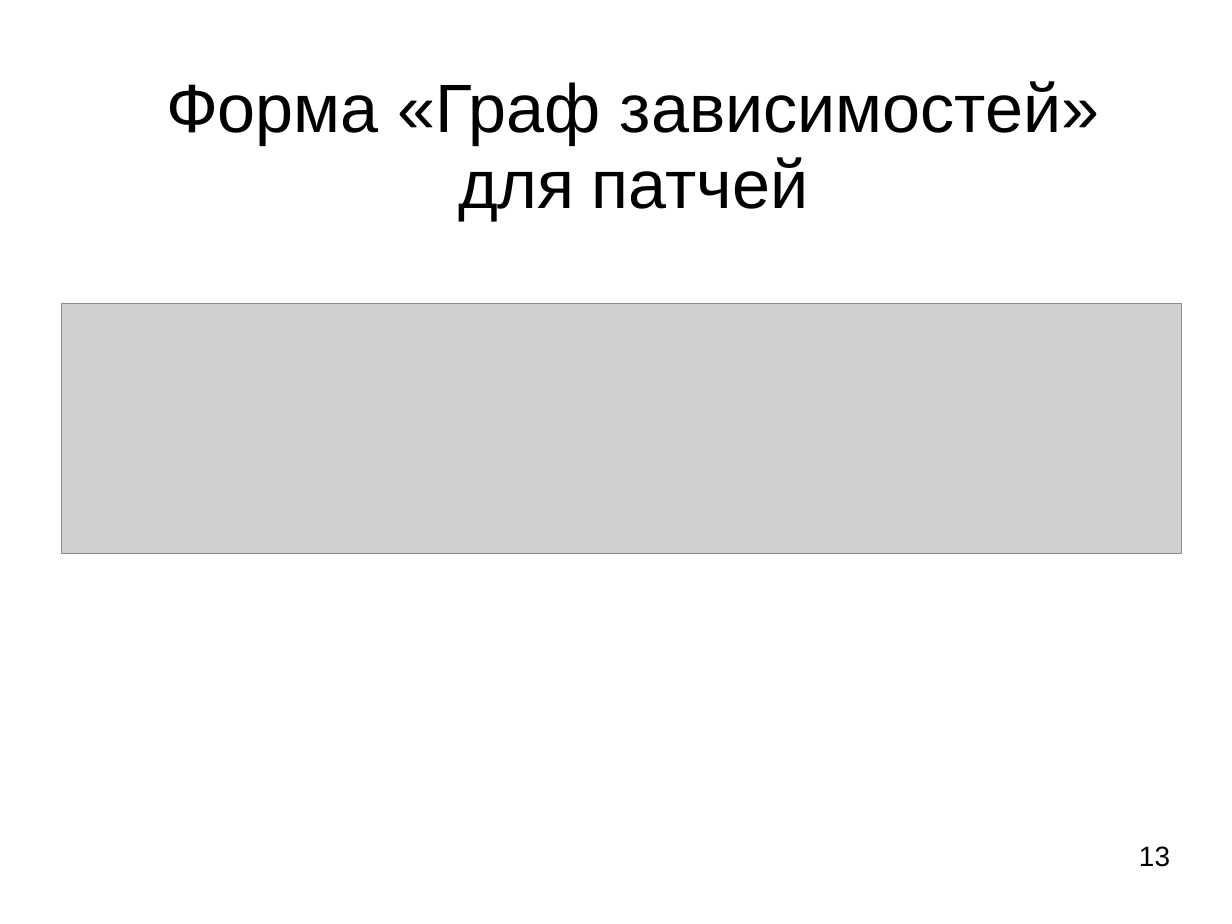
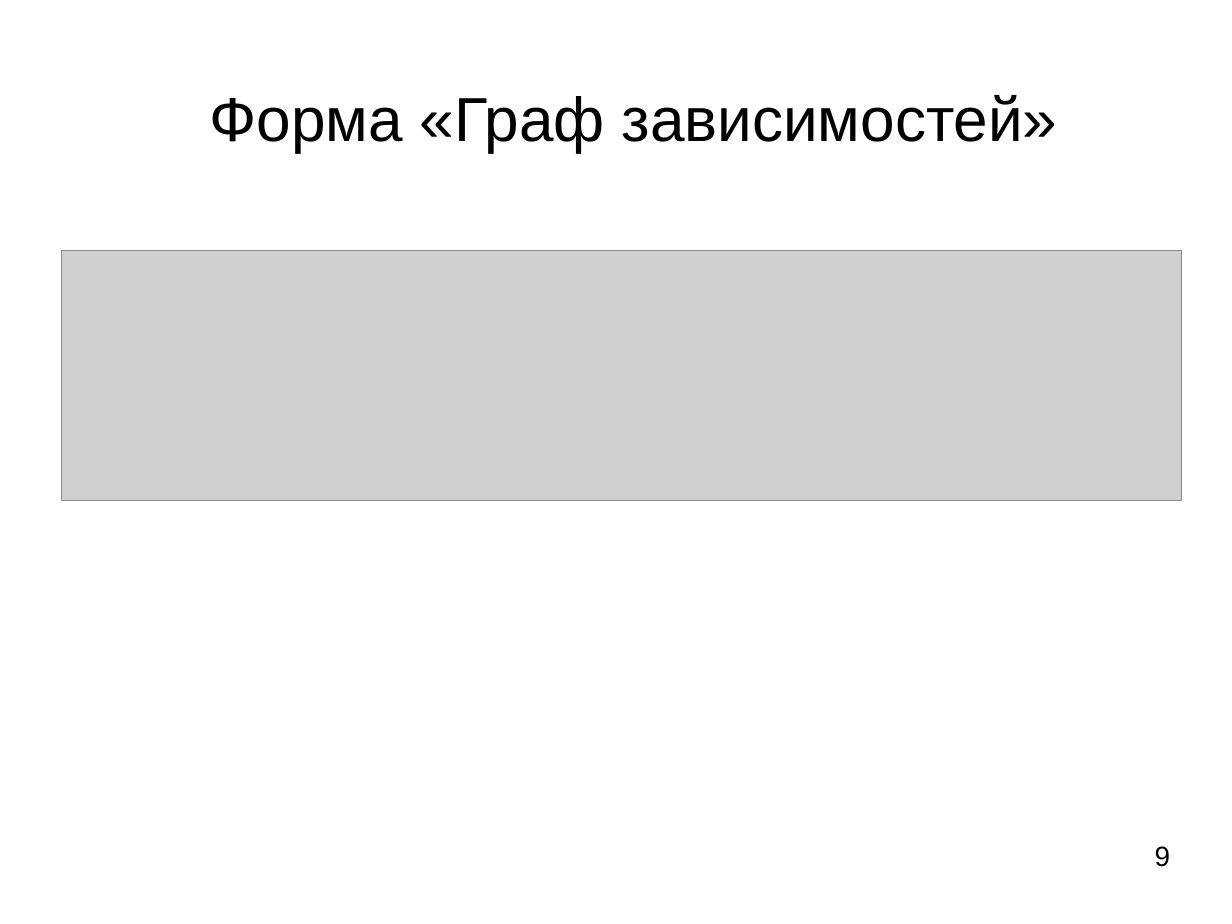
Before and after one commit to ledenevdmitry/CoreApp, a slide deck: slide 9 of LedenevDiplom.ppt (slide 13 before the commit). Drawn at 1232x924 pixels with LibreOffice and Linux fonts; fonts in the diff are those of the drawing; grey boxes stand for pictures. Boxes give left, top, right and bottom in pixels: in the first picture for what was removed or moved away, otherwise in the second. Text is boxed around its words. In the diff, an @@ line names an element or a change of style, - is before the commit and + after.

```diff
--- a/LedenevDiplom.ppt
+++ b/LedenevDiplom.ppt
@@ title at (209, 95, 1058, 153): text changed; size 44 to 40 pt @@
-Форма «Граф зависимостей» для патчей
+Форма «Граф зависимостей»
@@ picture: place and size @@
-picture at (61, 304, 1182, 553)
+picture at (61, 250, 1182, 500)
@@ page number at (1155, 846, 1171, 867): text changed @@
-13
+9
```
Also in this commit, not shown: 10 other slides changed, 3 slides added, 5 slides removed, 3 other files.
